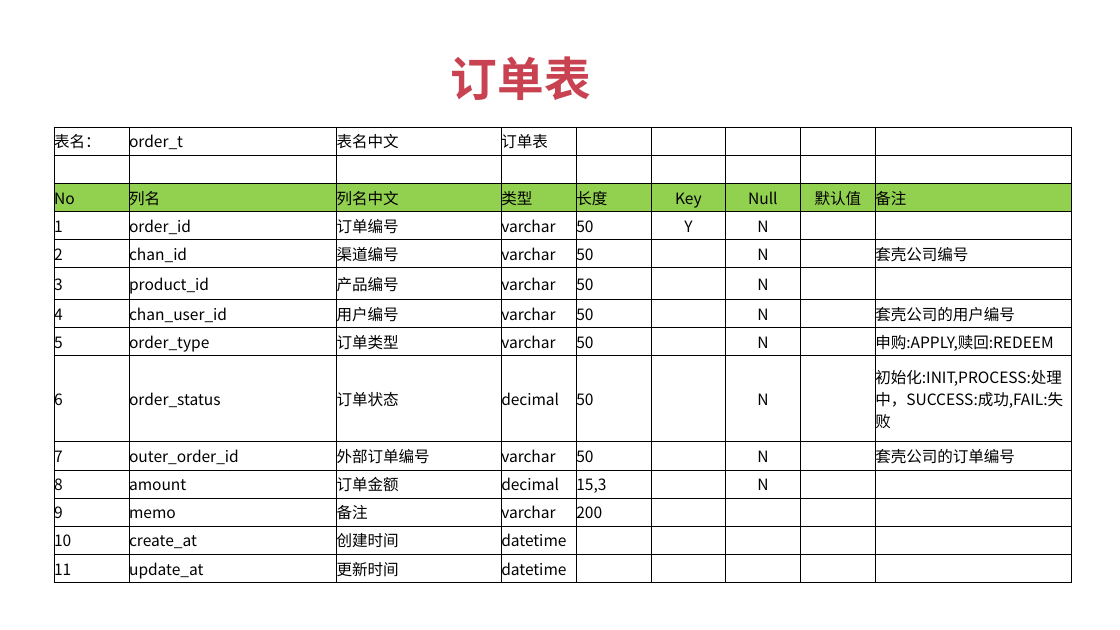
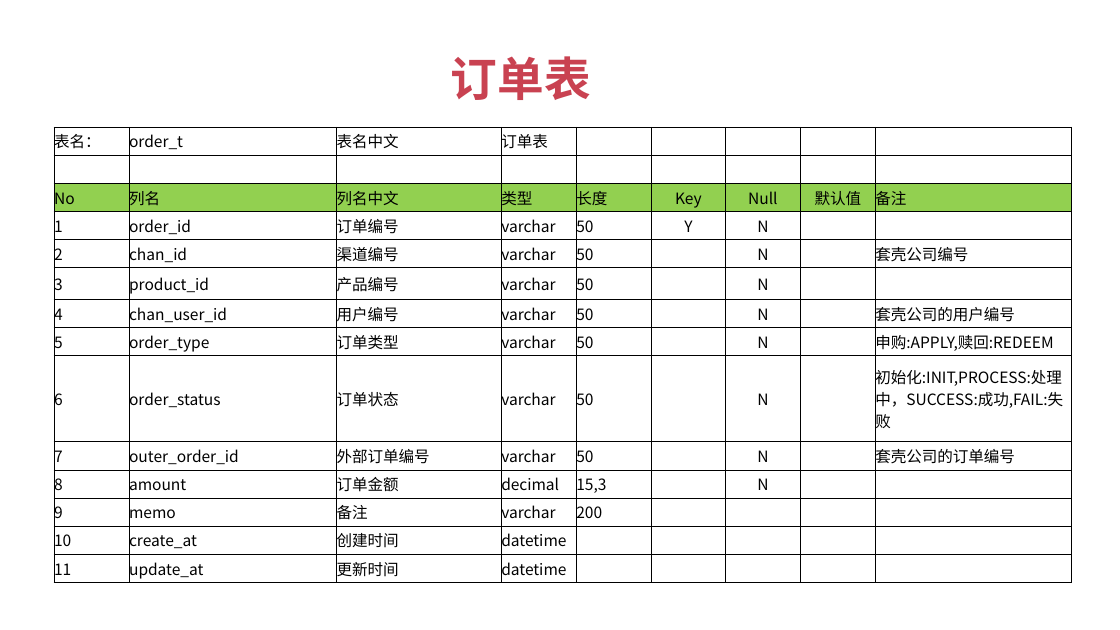
Before and after one commit to 1329555958/financial, a slide deck: slide 30 of 理财平台.pptx (slide 22 before the commit). Drawn at 1120x630 pixels with LibreOffice and Linux fonts; fonts in the diff are those of the drawing. Boxes give left, top, right and bottom in pixels: in the first picture for what was removed or moved away, otherwise in the second. Text is boxed around its words. In the diff, an @@ line names an element or a change of style, - is before the commit and + after.

Commit message:
ppt----5.7.4

```diff
--- a/理财平台.pptx
+++ b/理财平台.pptx
@@ table at [54,128,1071,584] @@
-row 9, column 4: decimal
+row 9, column 4: varchar
```
Also in this commit, not shown: 2 other slides changed, 2 slides added, 1 slide removed.
